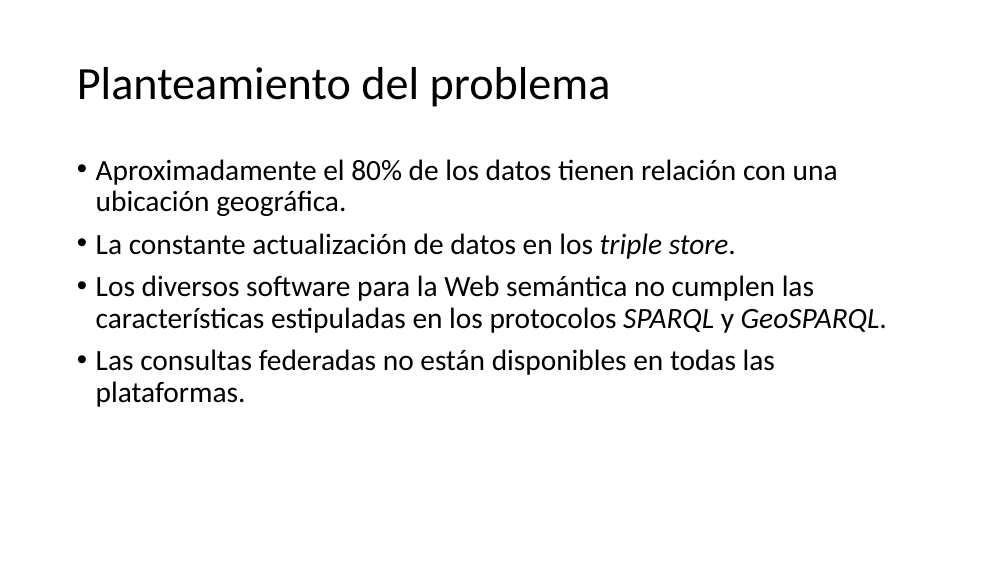
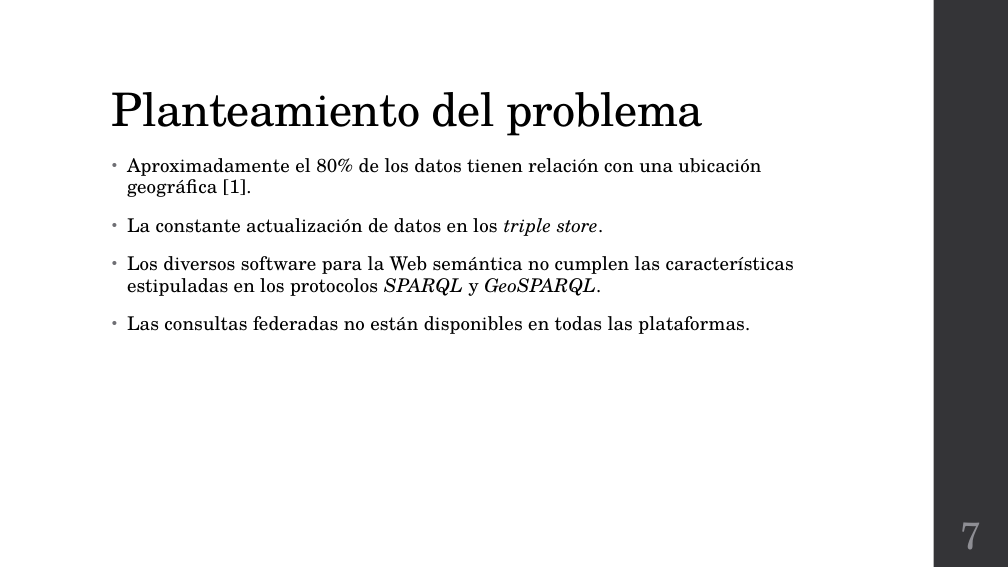
Before and after one commit to Osw1997/Proyecto-Terminal-1, a slide deck: slide 7 of Final/Presentacion.pptx (slide 6 before the commit). Drawn at 1008x567 pixels with LibreOffice and Linux fonts; fonts in the diff are those of the drawing. Boxes give left, top, right and bottom in pixels: in the first picture for what was removed or moved away, otherwise in the second. Text is boxed around its words. In the diff, an @@ line names an element or a change of style, - is before the commit and + after.

```diff
--- a/Final/Presentacion.pptx
+++ b/Final/Presentacion.pptx
@@ rectangle added at [934,0,1008,567], fill #353537 @@
@@ title "Planteamiento del problema": place and size @@
-title "Planteamiento del problema" at [77,67,611,107]
+title "Planteamiento del problema" at [112,92,704,136]
@@ title "Planteamiento del problema" at [112,92,704,136]: font Calibri to TeX Gyre Schola, letter spacing 0 to -0.5 pt; vertical alignment middle to bottom @@
@@ text "Aproximadamente el 80% de los ...": place and size @@
-text "Aproximadamente el 80% de los ..." at [96,159,887,407]
+text "Aproximadamente el 80% de los ..." at [127,158,794,334]
@@ text at [127,158,761,197]: text changed; size 28 to 18 pt; font Calibri to TeX Gyre Schola @@
-• Aproximadamente el 80% de los datos tienen relación con una ubicación geográfica.
+• Aproximadamente el 80% de los datos tienen relación con una ubicación geográfica [1].
@@ text at [127,218,794,334]: size 28 to 18 pt, font Calibri to TeX Gyre Schola, letter spacing 0 to 0.1 pt in "La constante actualización de datos en los ...", "Los diversos software para la Web semántica ...", "Las consultas federadas no están disponibles en ..."; indent changed; line spacing 0.9 to 0.95; more space between paragraphs @@
@@ page number added at [961,522,982,550], 36 pt, text #8E8E94 @@
+7
```
Also in this commit, not shown: 13 other slides changed, 13 slides added, 4 slides removed, 2 other files.
